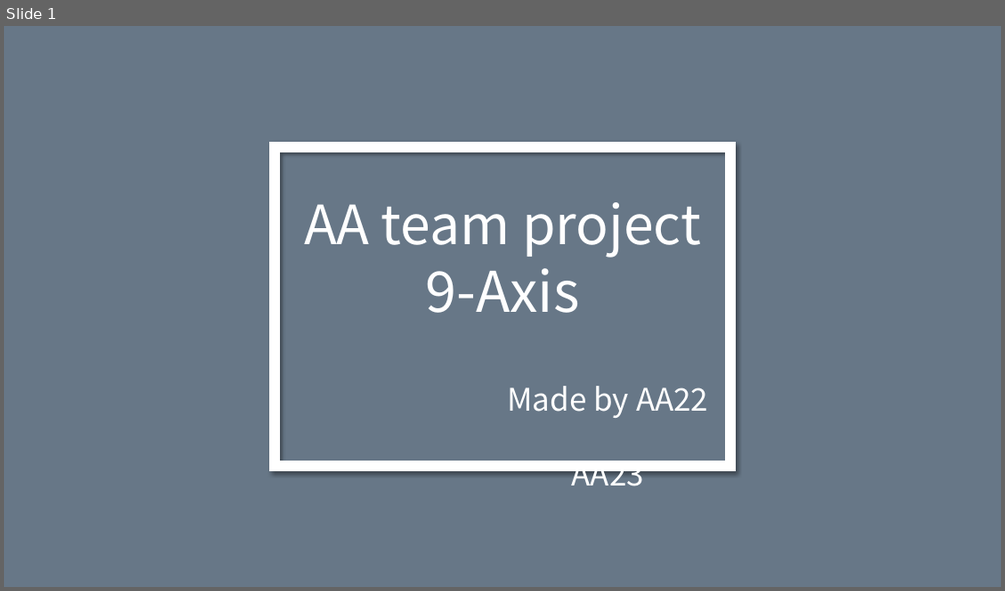
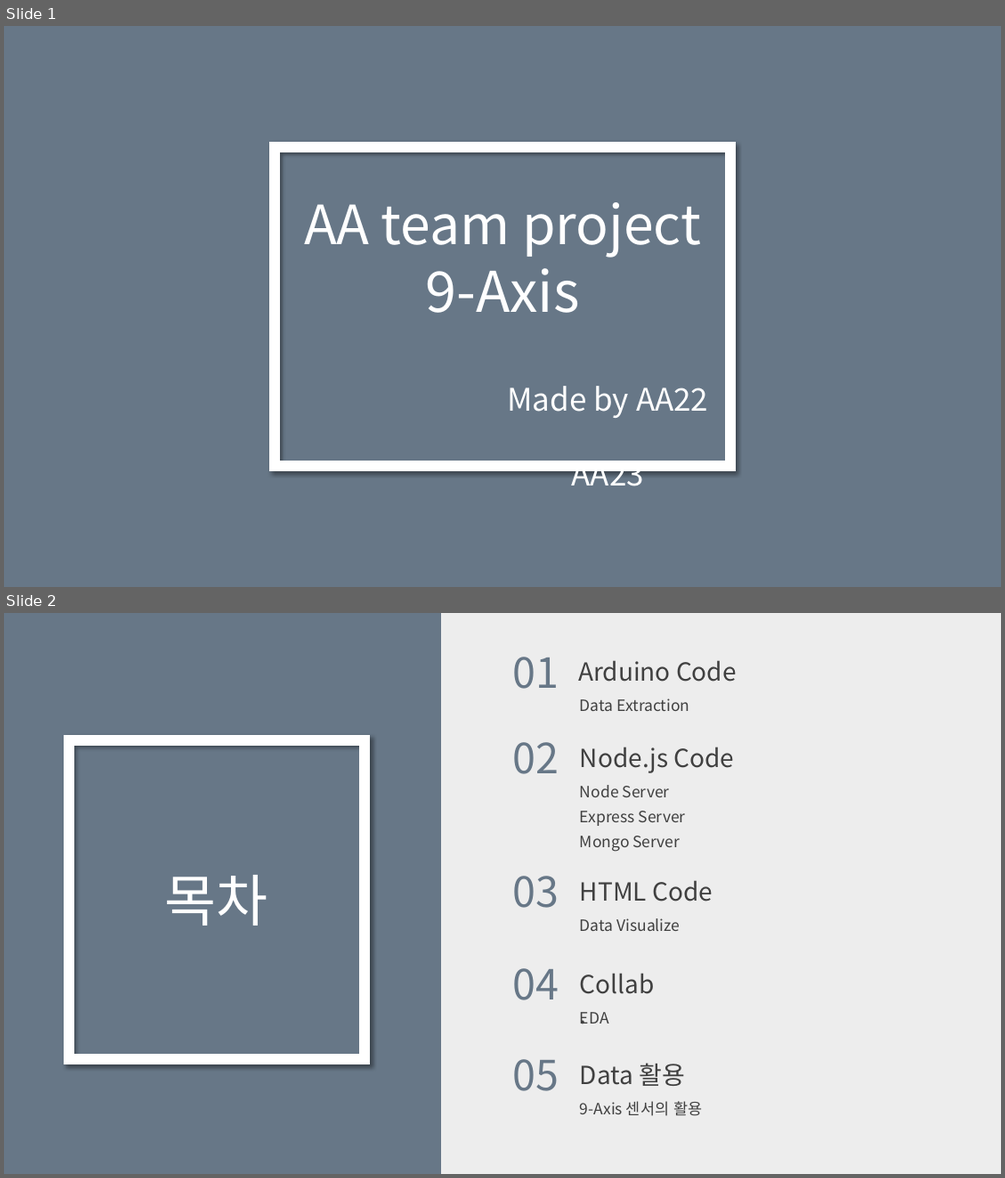
Before and after one commit to Endien96/AA22, a slide deck: AA22_FinalProject/Week15/PPT/ppt.pptx. Shown one above the other, each under a label of ours: slide 1 before the commit, slides 1 and 2 after it. The pictures are 1005x591 and 1005x1178 pixels, drawn with LibreOffice and Linux fonts; fonts in the diff are those of the drawing. Boxes give left, top, right and bottom in pixels: in the first picture for what was removed or moved away, otherwise in the second. Text is boxed around its words. In the diff, an @@ line names an element or a change of style, - is before the commit and + after.

```diff
--- a/AA22_FinalProject/Week15/PPT/ppt.pptx
+++ b/AA22_FinalProject/Week15/PPT/ppt.pptx
@@ slide 2 added at <box>4,613,1001,1174</box>, background #D9D9D9 at 46% opacity @@
@@ rectangle added at <box>4,613,441,1174</box>, fill #677787 @@
@@ text added at <box>513,657,559,689</box>, 40 pt, text #677787 @@
+01
@@ text added at <box>578,660,736,682</box>, 24 pt, text #404040 @@
+Arduino Code
@@ text added at <box>580,698,689,711</box>, 15 pt, text #404040 @@
+Data Extraction
@@ rectangle added at <box>68,740,364,1060</box>, outline #FFFFFF 10.25 pt @@
@@ group added at <box>513,742,735,852</box>: 5 texts @@
+02
+Node.js Code
+Node Server
+Express Server
+Mongo Server
@@ text added at <box>165,875,268,925</box>, 54 pt, text #FFFFFF @@
+목차
@@ text added at <box>513,876,559,908</box>, 40 pt, text #677787 @@
+03
@@ text added at <box>580,880,712,901</box>, 24 pt, text #404040 @@
+HTML Code
@@ text added at <box>580,918,680,931</box>, 15 pt, text #404040 @@
+Data Visualize
@@ text added at <box>513,968,559,1000</box>, 40 pt, text #677787 @@
+04
@@ text added at <box>580,973,655,994</box>, 24 pt, text #404040 @@
+Collab.
@@ text added at <box>580,1012,609,1024</box>, 15 pt, text #404040 @@
+EDA
@@ text added at <box>513,1059,559,1091</box>, 40 pt, text #677787 @@
+05
@@ text added at <box>580,1062,686,1086</box>, 24 pt, text #404040 @@
+Data 활용
@@ text added at <box>580,1101,702,1116</box>, 15 pt, text #404040 @@
+9-Axis 센서의 활용
```
Also in this commit, not shown: 14 other slides added, 1 slide removed, 5 other files.
